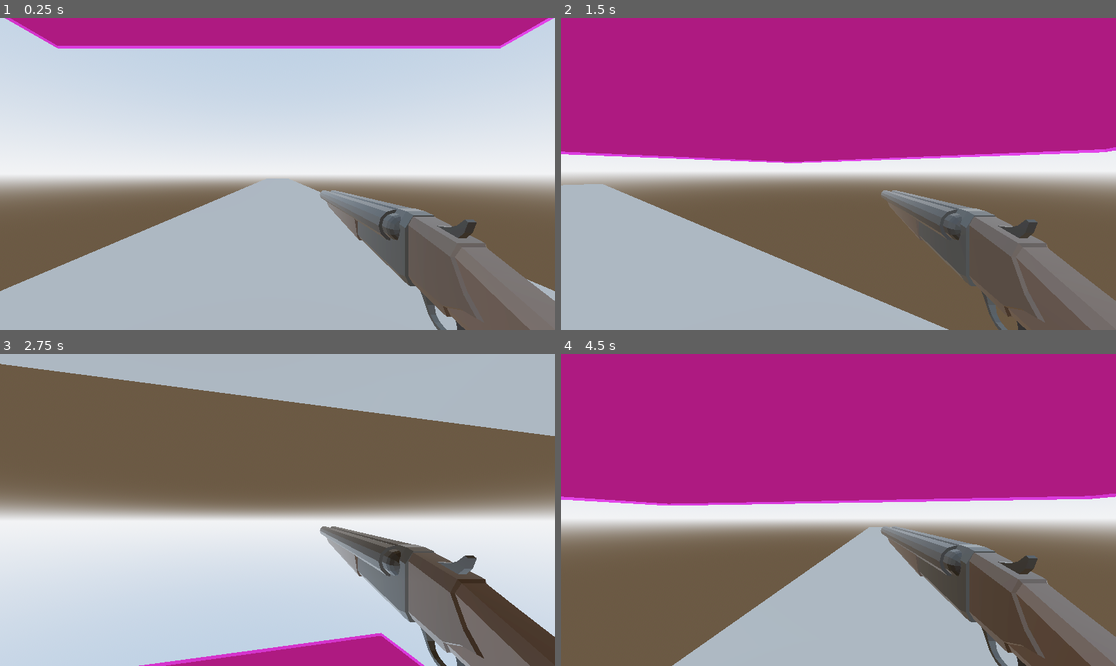
Above: before the commit, frames 1-4 (two rows, left to right).
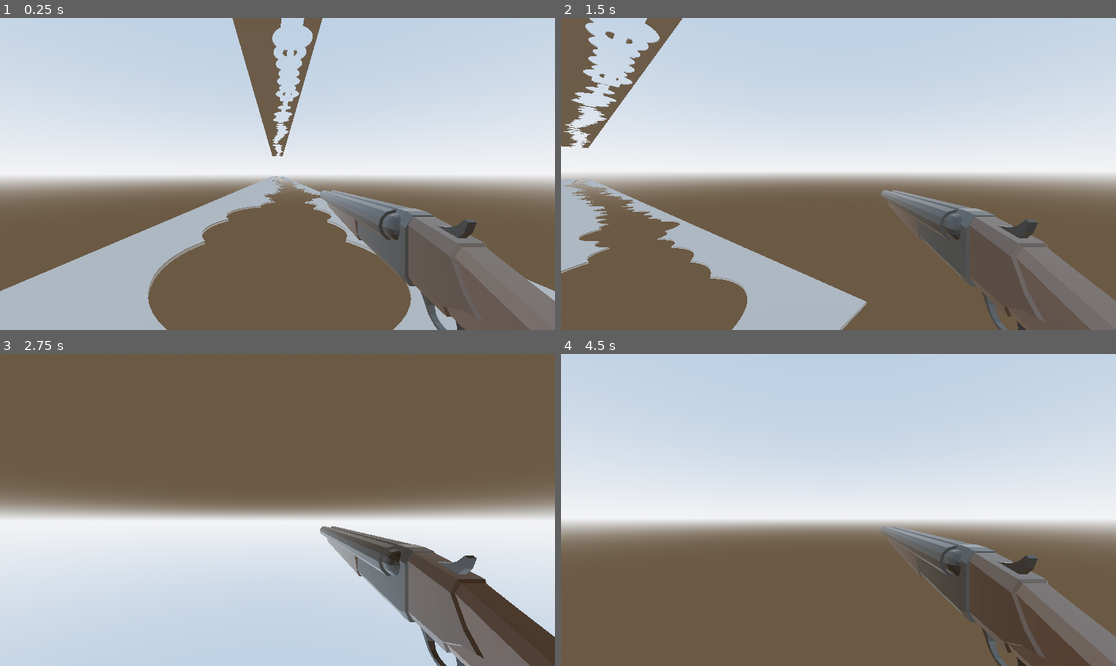
Above: after the commit, the same moments.

Repository: Games4Doritos/UWAGameJam2
Game: Godot game, scene res://Scenes/world.tscn
Two runs of this game, one before a commit and one after it. Both use one fixed random seed, a clock stepped at 60 frames per second and the inputs below. This scene is started directly instead of the project's main scene.
Inputs (mouse positions are in pixels of both pictures, inside the frame that each line leads up to):
- Up to frame 1 (0.25 s): no input
- Up to frame 2 (1.5 s): move the mouse to (866, 174) at 0.52 s; hold Shift (run, bound only after the commit) 0.53-1.28 s; hold W (forward) from 0.53 s (still down); click (866, 174) at 0.67 s; tap Space (jump) at 0.77 s; move the mouse to (810, 174) at 1.27 s; tap Shift (run, bound only after the commit) at 1.35 s; click (810, 174) at 1.42 s
- Up to frame 3 (2.75 s): keep holding W (forward); tap Space (jump) at 1.52 s; move the mouse to (288, 503) at 2.02 s; hold Shift (run, bound only after the commit) from 2.03 s (still down); click (288, 503) at 2.17 s
- Up to frame 4 (4.5 s): keep holding W (forward); move the mouse to (832, 516) at 2.77 s; release Shift (run, bound only after the commit) at 2.78 s; tap Shift (run, bound only after the commit) at 2.85, 4.35 s; click (832, 516) at 2.92 s; tap Space (jump) at 3.02, 3.77 s; move the mouse to (877, 513) at 3.52 s; hold Shift (run, bound only after the commit) 3.53-4.28 s; click (877, 513) at 3.67 s; move the mouse to (794, 506) at 4.27 s; click (794, 506) at 4.42 s

The runs differ from the first frame. In frame 1, 25% of the frame differs, in the area x 0-100%, y 0-100%; in frame 2, 56%; in frame 3, 18%; in frame 4, 61%.

Commit message:
Added sprint + procedural hole generation in platforms
- Hold shift to sprint at 1.5x speed (can be revised if needed)
- Both platforms have procedural hole generation

Diff:
--- a/Scenes/hole.tscn
+++ b/Scenes/hole.tscn
@@ -1,4 +1,5 @@
 [gd_scene format=3 uid="uid://b70vnsu3k8k0h"]
 
 [node name="CSGMesh3D" type="CSGMesh3D"]
+operation = 2
 use_collision = true
--- a/Scenes/world.tscn
+++ b/Scenes/world.tscn
@@ -20,10 +20,7 @@
 glow_enabled = true
 adjustment_brightness = 6.76
 
-[sub_resource type="BoxMesh" id="BoxMesh_a02cp"]
-
-[sub_resource type="StandardMaterial3D" id="StandardMaterial3D_5a7ea"]
-albedo_color = Color(1, 0.2, 1, 1)
+[sub_resource type="PrismMesh" id="PrismMesh_8j60k"]
 
 [node name="Node3D2" type="Node3D"]
 script = ExtResource("1_a02cp")
@@ -31,25 +28,19 @@
 [node name="WorldEnvironment" type="WorldEnvironment" parent="."]
 environment = SubResource("Environment_a02cp")
 
-[node name="CSGMesh3D" type="CSGMesh3D" parent="."]
-transform = Transform3D(-8.603006, 0, 0, 0, -0.0498811, 0, 0, 0, -7.895674, 0.028707623, 0.046147585, 0)
-use_collision = true
-flip_faces = true
-mesh = SubResource("BoxMesh_a02cp")
-material = SubResource("StandardMaterial3D_5a7ea")
-
 [node name="pauseMenu" parent="." instance=ExtResource("3_8j60k")]
 visible = false
 
-[node name="CSGMesh3D2" type="CSGMesh3D" parent="."]
-transform = Transform3D(-8.603006, 0, 0, 0, -0.0498811, 0, 0, 0, -7.895674, 0.028707623, 5.1450367, 0)
-use_collision = true
-flip_faces = true
-mesh = SubResource("BoxMesh_a02cp")
-material = SubResource("StandardMaterial3D_5a7ea")
-
-[node name="Node3D" parent="." instance=ExtResource("3_5a7ea")]
+[node name="player" parent="." instance=ExtResource("3_5a7ea")]
 transform = Transform3D(1, 0, 0, 0, 1, 0, 0, 0, 1, 0, 2.2996776, 0)
 
-[node name="CSGMesh3D3" parent="." instance=ExtResource("4_8j60k")]
-transform = Transform3D(1, 0, 0, 0, 1, 0, 0, 0, 1, 0, 0.5182853, 0)
+[node name="bottomPlatform" parent="." instance=ExtResource("4_8j60k")]
+transform = Transform3D(1, 0, 0, 0, 1, 0, 0, 0, 1, 0, 0.518, -100)
+
+[node name="topPlatform" parent="." instance=ExtResource("4_8j60k")]
+transform = Transform3D(1, 0, 0, 0, 1, 0, 0, 0, 1, 0, 20, -100)
+
+[node name="CSGMesh3D" type="CSGMesh3D" parent="."]
+transform = Transform3D(1, 0, 0, 0, 1, 0, 0, 0, 1, 0, 3.5662155, 8.462226)
+use_collision = true
+mesh = SubResource("PrismMesh_8j60k")
--- a/Scripts/platform.gd
+++ b/Scripts/platform.gd
@@ -3,7 +3,7 @@
 
 const hole = preload("res://Scenes/hole.tscn")
 
-func createHole(x,y, h):
+func createHole(x,h):
 	var newHole := hole.instantiate()
 	#random shape
 	var result = randi_range(0,3)
@@ -22,16 +22,16 @@
 		newHole.set_mesh(TorusMesh.new())
 		newHole.mesh.outer_radius = randf_range(1.2,3)
 		newHole.mesh.inner_radius = randi_range(newHole.mesh.outer_radius/5, newHole.mesh.outer_radius/2)
-	newHole.position = Vector3(x-self.mesh.size.x/2, h*100, y - self.mesh.size.z/2)
+	#Bit confusing, the noise is fetched for a certain (x,y) point, this point is roughly transformed to (noise * platform width, x) which is where the shape is placed
+	newHole.position = Vector3(h*self.mesh.size.x,0,x-self.mesh.size.z/2)
 	self.add_child(newHole)
 
 
 func _ready():
 	var noiseCreator = FastNoiseLite.new()
-	noiseCreator.noise_type = FastNoiseLite.TYPE_SIMPLEX
-	for i in int(self.mesh.size.z):
-		for x in int(self.mesh.size.x):
-			var noise = noiseCreator.get_noise_2d(x,i)
-			#createHole(x,i, noise)
-			if noise > 0:
-				print(noise)
+	noiseCreator.noise_type = FastNoiseLite.TYPE_PERLIN
+	for i in int(self.mesh.size.z/3):
+		for x in int(self.mesh.size.x/3):
+			var noise = noiseCreator.get_noise_2d(3*x,3*i)
+			createHole(3*i, noise)
+			print(noise)
--- a/Scripts/player.gd
+++ b/Scripts/player.gd
@@ -12,6 +12,7 @@
 var isPaused = false
 var pauseMenu
 var flip = 1
+var sprintSpeed = 1
 
 func _ready():
 	pauseMenu = get_tree().get_first_node_in_group("pauseMenu")
@@ -41,6 +42,7 @@
 
 
 
+
 func _physics_process(delta: float) -> void:
 	# Add the gravity.
 	if Input.is_action_just_pressed("Esc") and not pauseMenu.isPaused and not pauseMenu.escDead:
@@ -48,6 +50,11 @@
 		pauseMenu.visible = true
 		get_tree().paused = true
 		Input.mouse_mode = Input.MOUSE_MODE_VISIBLE
+
+	if Input.is_action_pressed("run"):
+		sprintSpeed = 1.5
+	else:
+		sprintSpeed = 1
 
 	if not pauseMenu.isPaused:
 		if not is_on_floor():
@@ -61,7 +68,7 @@
 		# As good practice, you should replace UI actions with custom gameplay actions.
 		var input_dir := Input.get_vector("backward", "forward", "left", "right")
 
-		var movement_dir_3d = yaw.basis.x * input_dir.y - flip * yaw.basis.z * input_dir.x
+		var movement_dir_3d = yaw.basis.x * input_dir.y - flip * yaw.basis.z * input_dir.x * sprintSpeed
 
 		position += movement_dir_3d * SPEED * delta
 
--- a/project.godot
+++ b/project.godot
@@ -51,3 +51,8 @@
 "events": [Object(InputEventKey,"resource_local_to_scene":false,"resource_name":"","device":-1,"window_id":0,"alt_press …(191 unchanged characters)…
 ]
 }
+run={
+"deadzone": 0.2,
+"events": [Object(InputEventKey,"resource_local_to_scene":false,"resource_name":"","device":-1,"window_id":0,"alt_pressed":false,"shift_pressed":false,"ctrl_pressed":false,"meta_pressed":false,"pressed":false,"keycode":0,"physical_keycode":4194325,"key_label":0,"unicode":0,"location":0,"echo":false,"script":null)
+]
+}
Not shown: 1 places in Scenes/world.tscn that only renumber resources
